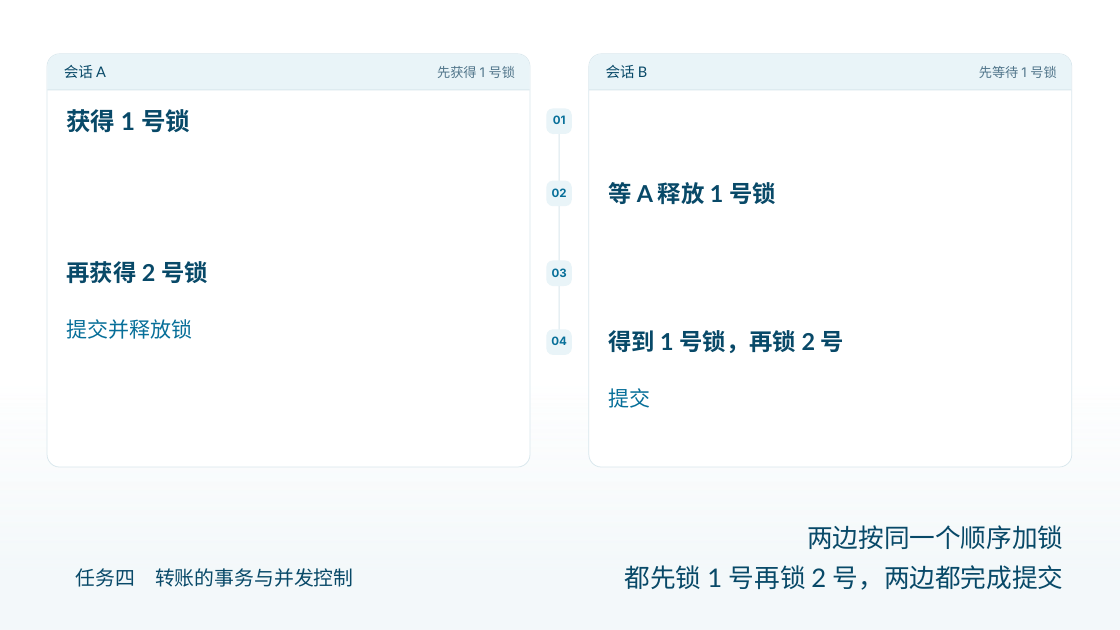
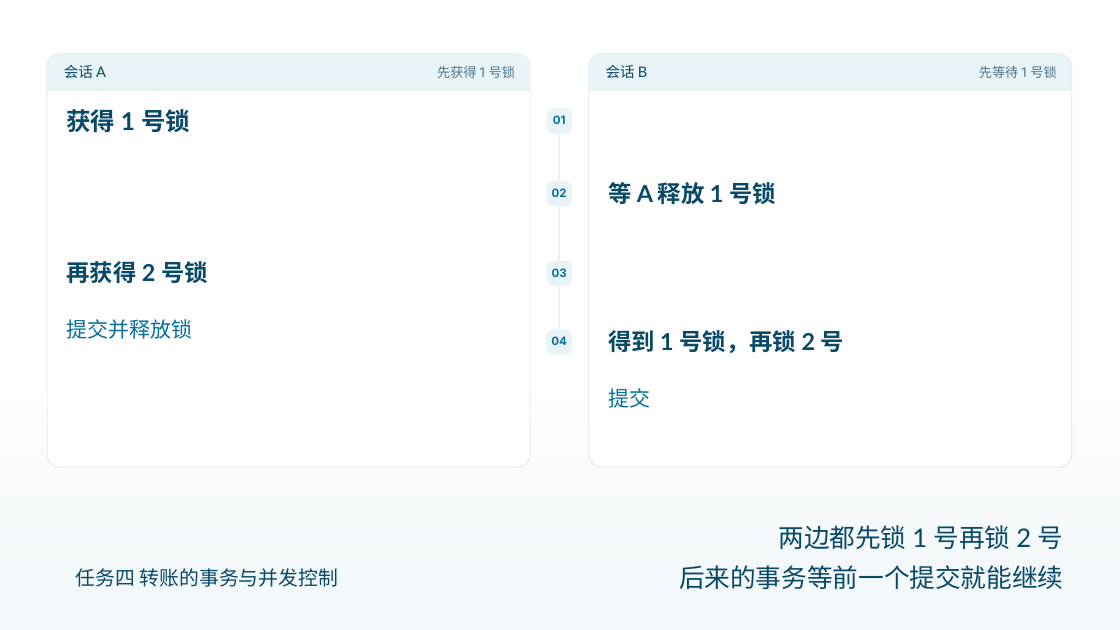
Before and after one commit to AurLemon/pageslip-demo, a slide deck: slide 11 of presentations/task-4-transactions.pptx. Drawn at 1120x630 pixels with LibreOffice and Linux fonts; fonts in the diff are those of the drawing. Boxes give left, top, right and bottom in pixels: in the first picture for what was removed or moved away, otherwise in the second. Text is boxed around its words. In the diff, an @@ line names an element or a change of style, - is before the commit and + after.

```diff
--- a/presentations/task-4-transactions.pptx
+++ b/presentations/task-4-transactions.pptx
@@ text at bbox=[778, 525, 1064, 549]: text changed @@
-两边按同一个顺序加锁
+两边都先锁 1 号再锁 2 号
@@ text "任务四 转账的事务与并发控制" rewrapped from bbox=[76, 568, 354, 587] to bbox=[76, 568, 339, 587] @@
@@ text at bbox=[679, 565, 1063, 589]: text changed @@
-都先锁 1 号再锁 2 号，两边都完成提交
+后来的事务等前一个提交就能继续
```
Also in this commit, not shown: 21 other slides changed, 1 other file.
